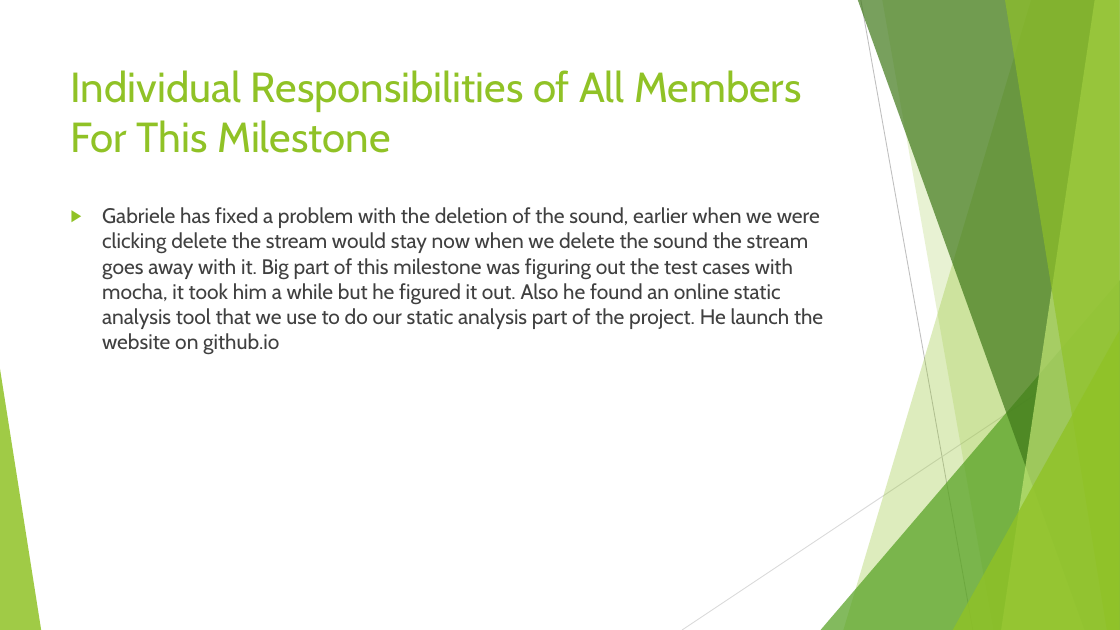
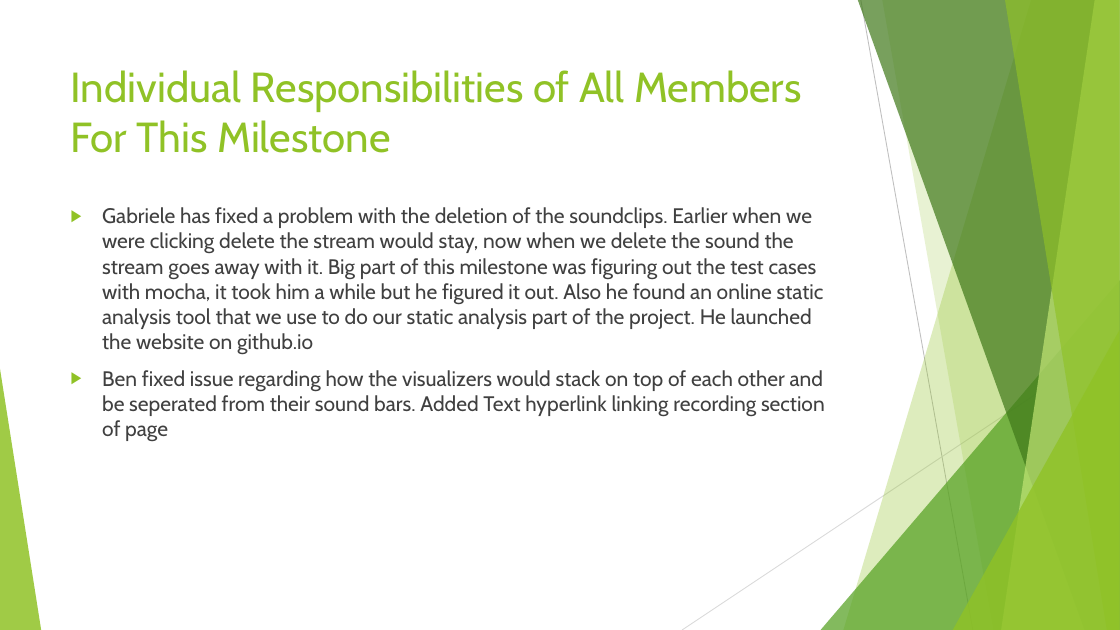
Before and after one commit to gabrielechiossi/CS-3560-PROJECT, a slide deck: slide 5 of Final Milestone.pptx. Drawn at 1120x630 pixels with LibreOffice and Linux fonts; fonts in the diff are those of the drawing. Boxes give left, top, right and bottom in pixels: in the first picture for what was removed or moved away, otherwise in the second. Text is boxed around its words. In the diff, an @@ line names an element or a change of style, - is before the commit and + after.

Commit message:
Edited spelling

```diff
--- a/Final Milestone.pptx
+++ b/Final Milestone.pptx
@@ text at box(102, 207, 825, 441): text changed @@
-▶ Gabriele has fixed a problem with the deletion of the sound, earlier when we were clicking delete the stream would stay now when we delete the sound the stream goes away with it. Big part of this milestone was figuring out the test cases with mocha, it took him a while but he figured it out. Also he found an online static analysis tool that we use to do our static analysis part of the project. He launch the website on github.io
+▶ Gabriele has fixed a problem with the deletion of the soundclips. Earlier when we were clicking delete the stream would stay, now when we delete the sound the stream goes away with it. Big part of this milestone was figuring out the test cases with mocha, it took him a while but he figured it out. Also he found an online static analysis tool that we use to do our static analysis part of the project. He launched the website on github.io
+▶ Ben fixed issue regarding how the visualizers would stack on top of each other and be seperated from their sound bars. Added Text hyperlink linking recording section of page
```
Also in this commit, not shown: 5 other slides changed.
